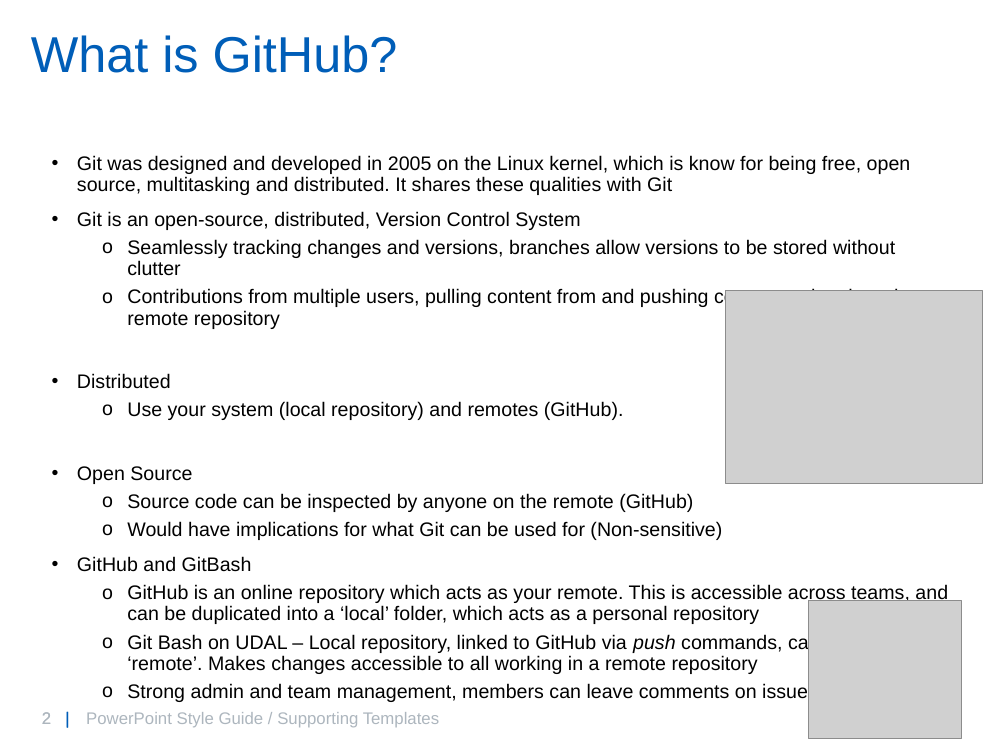
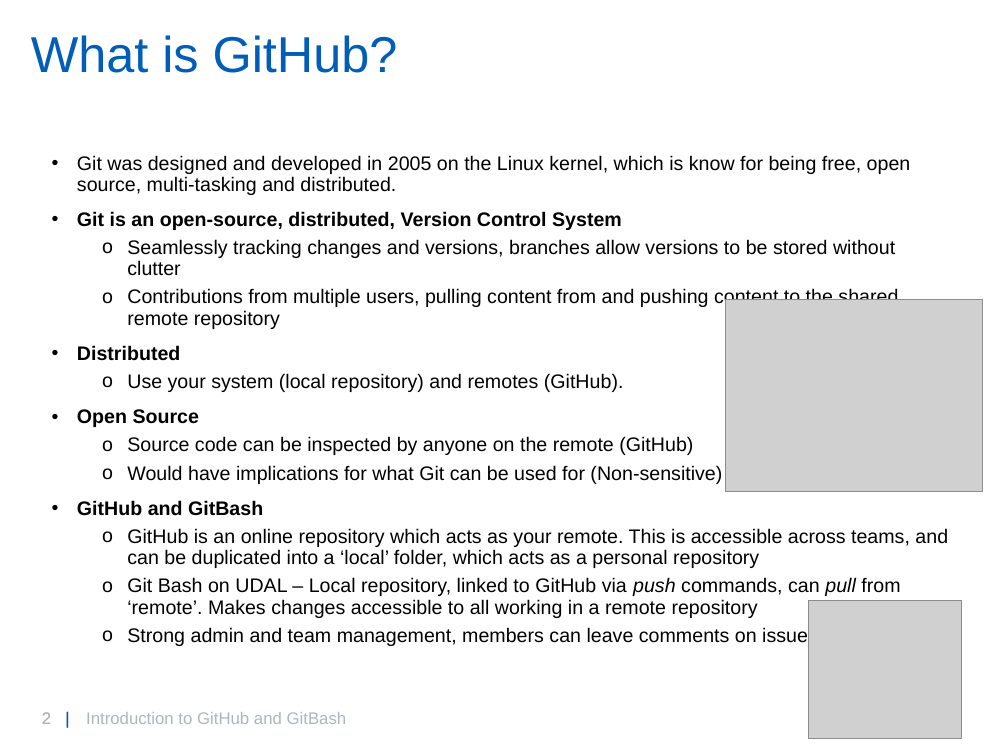
Before and after one commit to willbrooks2/Git_Introduction, a slide deck: slide 2 of GitIntro.pptx. Drawn at 1008x756 pixels with LibreOffice and Linux fonts; fonts in the diff are those of the drawing; grey boxes stand for pictures; background and template pictures are left out. Boxes give left, top, right and bottom in pixels: in the first picture for what was removed or moved away, otherwise in the second. Text is boxed around its words. In the diff, an @@ line names an element or a change of style, - is before the commit and + after.

Commit message:
Final Changes

```diff
--- a/GitIntro.pptx
+++ b/GitIntro.pptx
@@ text at [77, 155, 911, 195]: text changed @@
-• Git was designed and developed in 2005 on the Linux kernel, which is know for being free, open source, multitasking and distributed. It shares these qualities with Git
+• Git was designed and developed in 2005 on the Linux kernel, which is know for being free, open source, multi-tasking and distributed.
@@ text at [77, 211, 622, 516]: bold on in "Git is an open-source, distributed, Version Control ...", "Distributed", "Open Source", "GitHub and GitBash" @@
@@ picture: place and size @@
-picture at [726, 291, 983, 484]
+picture at [726, 299, 983, 492]
@@ text at [86, 712, 347, 724]: text changed @@
-PowerPoint Style Guide / Supporting Templates
+Introduction to GitHub and GitBash
```
Also in this commit, not shown: 9 other slides changed.
